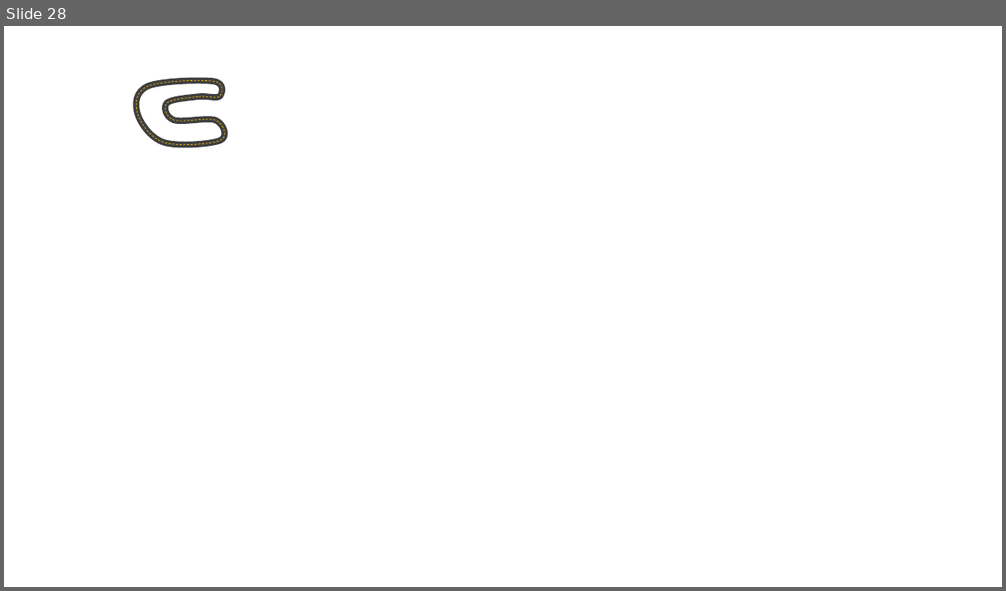
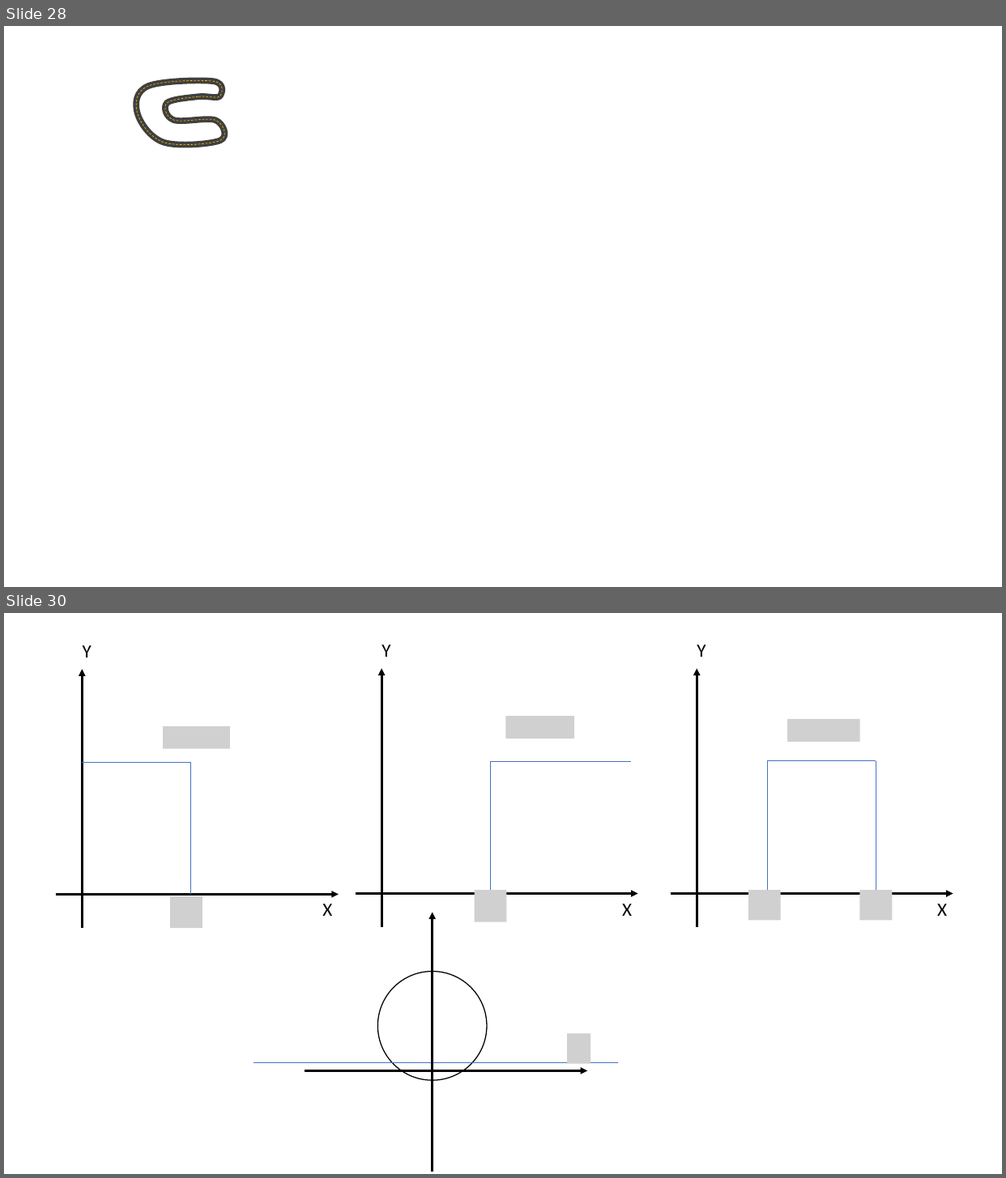
Before and after one commit to Yi-An-Wang/institute_information, a slide deck: path_planing/VO_code_try/robot_properties3.pptx. Shown one above the other, each under a label of ours: slide 28 before the commit, slides 28 and 30 after it; the slides between them are not shown. The pictures are 1006x591 and 1006x1178 pixels, drawn with LibreOffice and Linux fonts; fonts in the diff are those of the drawing; grey boxes stand for pictures. Boxes give left, top, right and bottom in pixels: in the first picture for what was removed or moved away, otherwise in the second. Text is boxed around its words. In the diff, an @@ line names an element or a change of style, - is before the commit and + after.

```diff
--- a/path_planing/VO_code_try/robot_properties3.pptx
+++ b/path_planing/VO_code_try/robot_properties3.pptx
@@ slide 30 added at bbox=[4, 613, 1002, 1174], background #FFFFFF @@
@@ text added at bbox=[83, 645, 91, 658], 18 pt, text #000000 @@
+Y
@@ text added at bbox=[381, 645, 390, 657], 18 pt, text #000000 @@
+Y
@@ text added at bbox=[697, 645, 705, 657], 18 pt, text #000000 @@
+Y
@@ arrow added from (82, 928) to (82, 669), #000000 2.25 pt @@
@@ arrow added from (382, 927) to (382, 668), #000000 2.25 pt @@
@@ arrow added from (697, 927) to (697, 668), #000000 2.25 pt @@
@@ picture added at bbox=[163, 726, 229, 748] @@
@@ picture added at bbox=[505, 717, 574, 739] @@
@@ picture added at bbox=[788, 719, 860, 742] @@
@@ line added from (82, 762) to (190, 762), #4472C4 0.5 pt @@
@@ line added from (190, 762) to (190, 895), #4472C4 0.5 pt @@
@@ line added from (490, 761) to (632, 761), #4472C4 0.5 pt @@
@@ line added from (490, 761) to (490, 894), #4472C4 0.5 pt @@
@@ line added from (768, 760) to (876, 760), #4472C4 0.5 pt @@
@@ line added from (768, 760) to (768, 893), #4472C4 0.5 pt @@
@@ line added from (876, 761) to (876, 894), #4472C4 0.5 pt @@
@@ arrow added from (56, 895) to (339, 895), #000000 2.25 pt @@
@@ picture added at bbox=[170, 897, 202, 929] @@
@@ text added at bbox=[322, 904, 332, 916], 18 pt, text #000000 @@
+X
@@ arrow added from (355, 894) to (638, 894), #000000 2.25 pt @@
@@ picture added at bbox=[474, 890, 506, 922] @@
@@ text added at bbox=[622, 904, 632, 916], 18 pt, text #000000 @@
+X
@@ arrow added from (671, 894) to (953, 894), #000000 2.25 pt @@
@@ picture added at bbox=[748, 890, 780, 920] @@
@@ picture added at bbox=[859, 890, 892, 920] @@
@@ text added at bbox=[937, 904, 947, 916], 18 pt, text #000000 @@
+X
@@ arrow added from (432, 1171) to (432, 913), #000000 2.25 pt @@
@@ ellipse added at bbox=[377, 972, 487, 1081], outline #000000 1 pt @@
@@ picture added at bbox=[567, 1033, 590, 1063] @@
@@ line added from (254, 1063) to (619, 1063), #4472C4 0.5 pt @@
@@ arrow added from (305, 1071) to (588, 1071), #000000 2.25 pt @@
```
Also in this commit, not shown: 2 other slides added, 1 other file.
